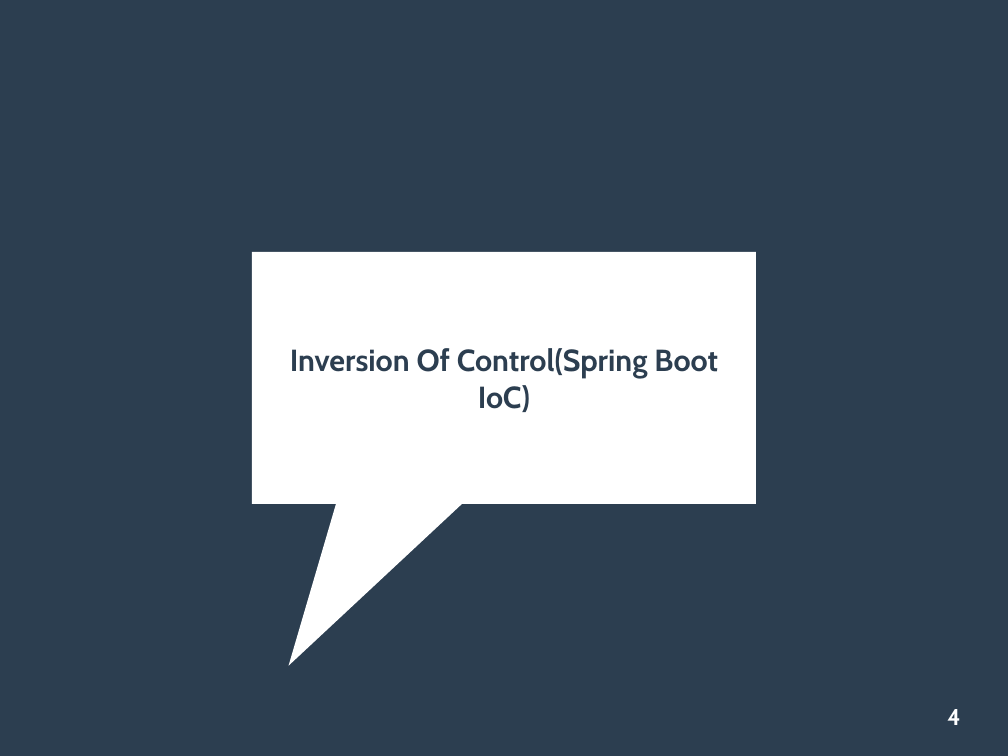
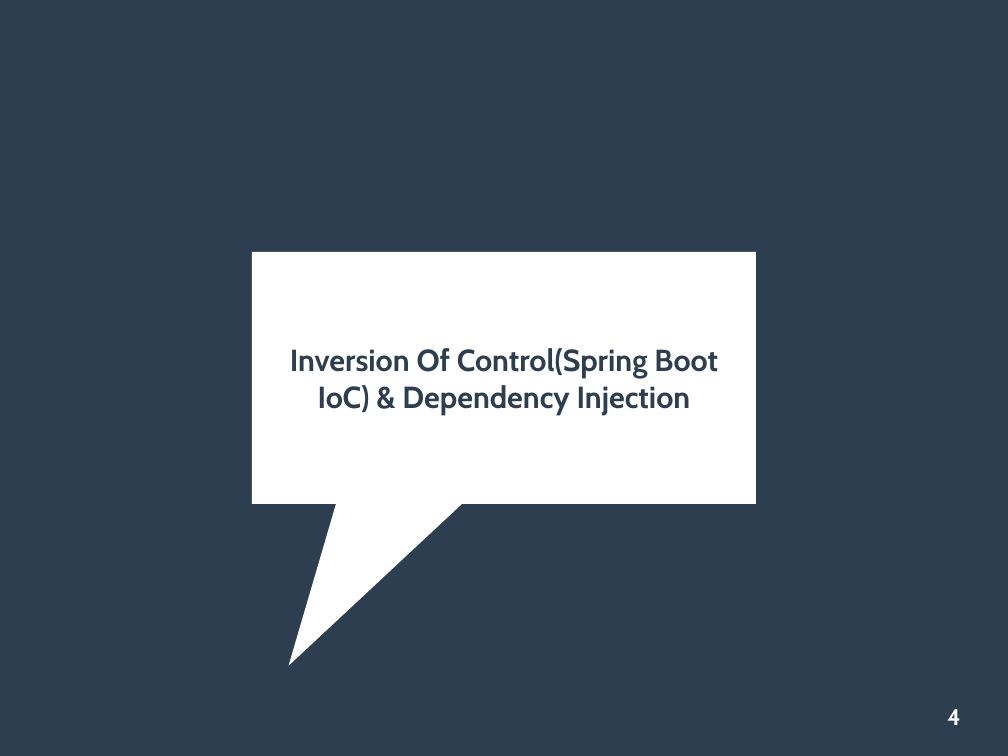
Before and after one commit to viniciusFortti/test, a slide deck: slide 4 of Apresentação/ApresentaçãoQuintaSemana.odp. Drawn at 1008x756 pixels with LibreOffice and Linux fonts; fonts in the diff are those of the drawing. Boxes give left, top, right and bottom in pixels: in the first picture for what was removed or moved away, otherwise in the second. Text is boxed around its words. In the diff, an @@ line names an element or a change of style, - is before the commit and + after.

```diff
--- a/Apresentação/ApresentaçãoQuintaSemana.odp
+++ b/Apresentação/ApresentaçãoQuintaSemana.odp
@@ title at (290,348,718,415): text changed @@
-Inversion Of Control(Spring Boot IoC)
+Inversion Of Control(Spring Boot IoC) & Dependency Injection
```
Also in this commit, not shown: 2 slides added, 16 other files.
